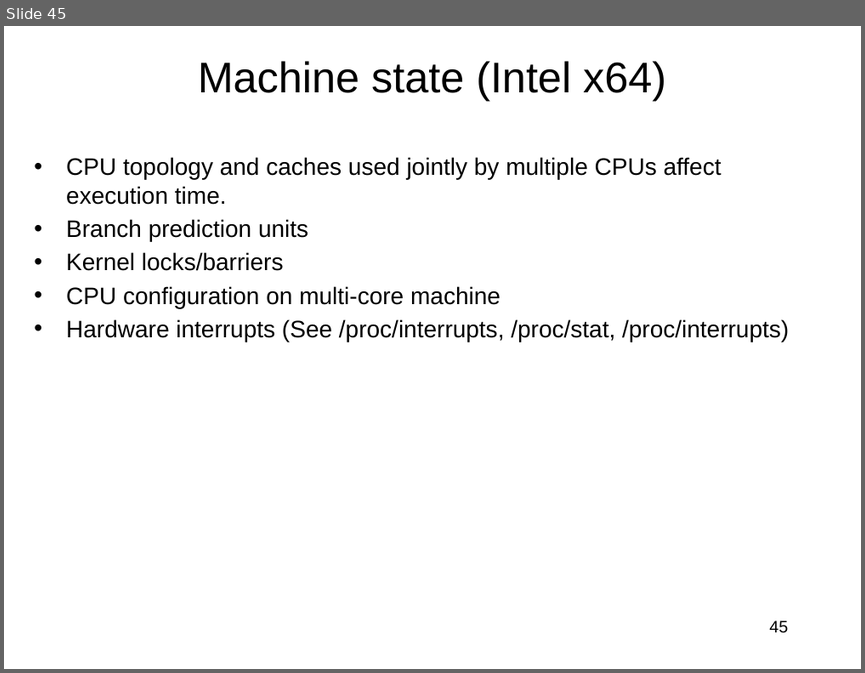
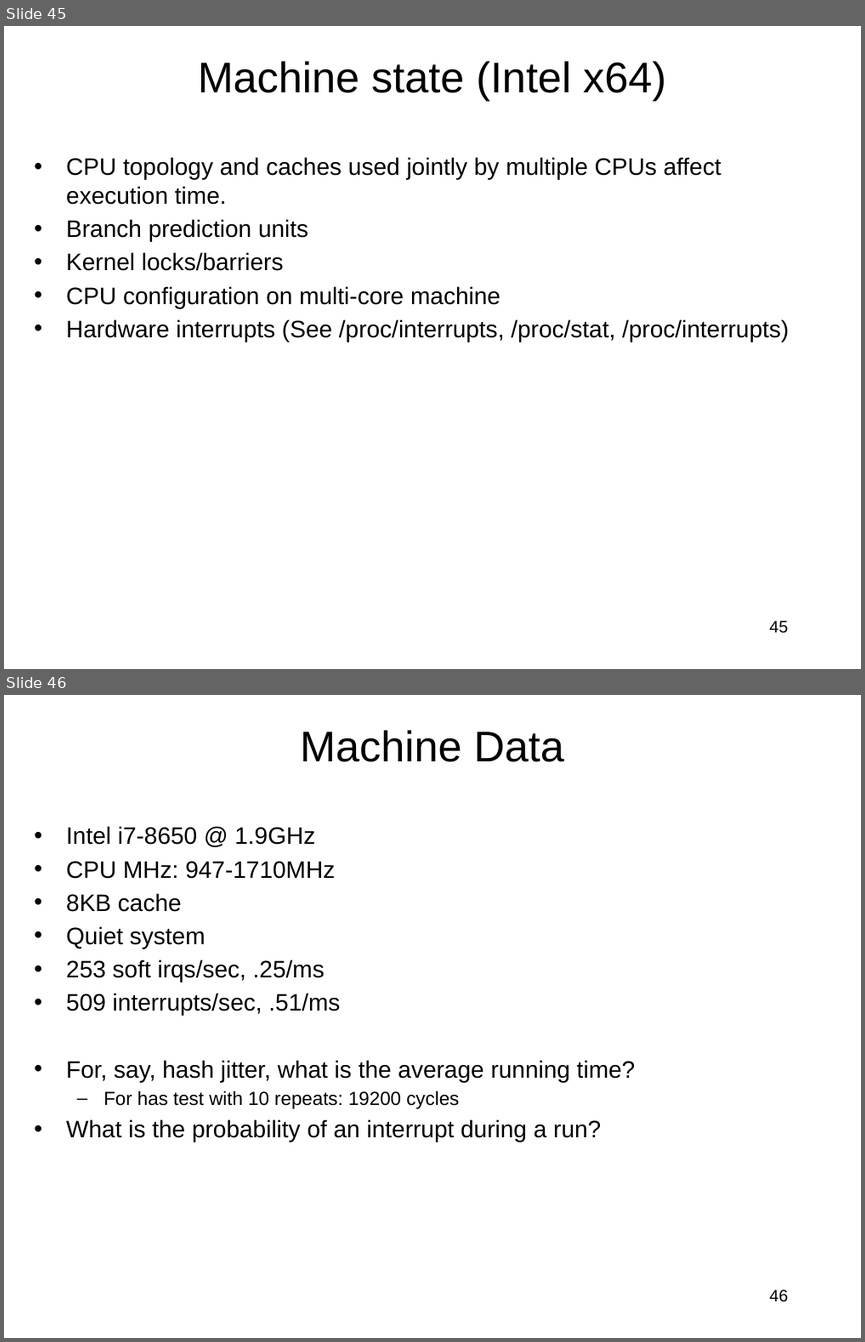
Before and after one commit to jlmucb/class_notes, a slide deck: BerkeleyClass/CS290Spring2013/Lectures/entropy_talk.pptx. Shown one above the other, each under a label of ours: slide 45 before the commit, slides 45 and 46 after it. The pictures are 865x673 and 865x1342 pixels, drawn with LibreOffice and Linux fonts; fonts in the diff are those of the drawing. Boxes give left, top, right and bottom in pixels: in the first picture for what was removed or moved away, otherwise in the second. Text is boxed around its words. In the diff, an @@ line names an element or a change of style, - is before the commit and + after.

Commit message:
added some data

```diff
--- a/BerkeleyClass/CS290Spring2013/Lectures/entropy_talk.pptx
+++ b/BerkeleyClass/CS290Spring2013/Lectures/entropy_talk.pptx
@@ slide 46 added at bbox=[4, 695, 861, 1338], background #FFFFFF @@
@@ title added at bbox=[300, 730, 564, 762], 36 pt, text #000000 @@
+Machine Data
@@ text added at bbox=[66, 826, 636, 1142], 20 pt, text #000000 @@
+• Intel i7-8650 @ 1.9GHz
+• CPU MHz: 947-1710MHz
+• 8KB cache
+• Quiet system
+• 253 soft irqs/sec, .25/ms
+• 509 interrupts/sec, .51/ms
+• For, say, hash jitter, what is the average running time?
+  – For has test with 10 repeats: 19200 cycles
+• What is the probability of an interrupt during a run?
@@ page number added at bbox=[769, 1289, 788, 1302], 14 pt, text #000000 @@
+46
```
Also in this commit, not shown: 1 other file.
